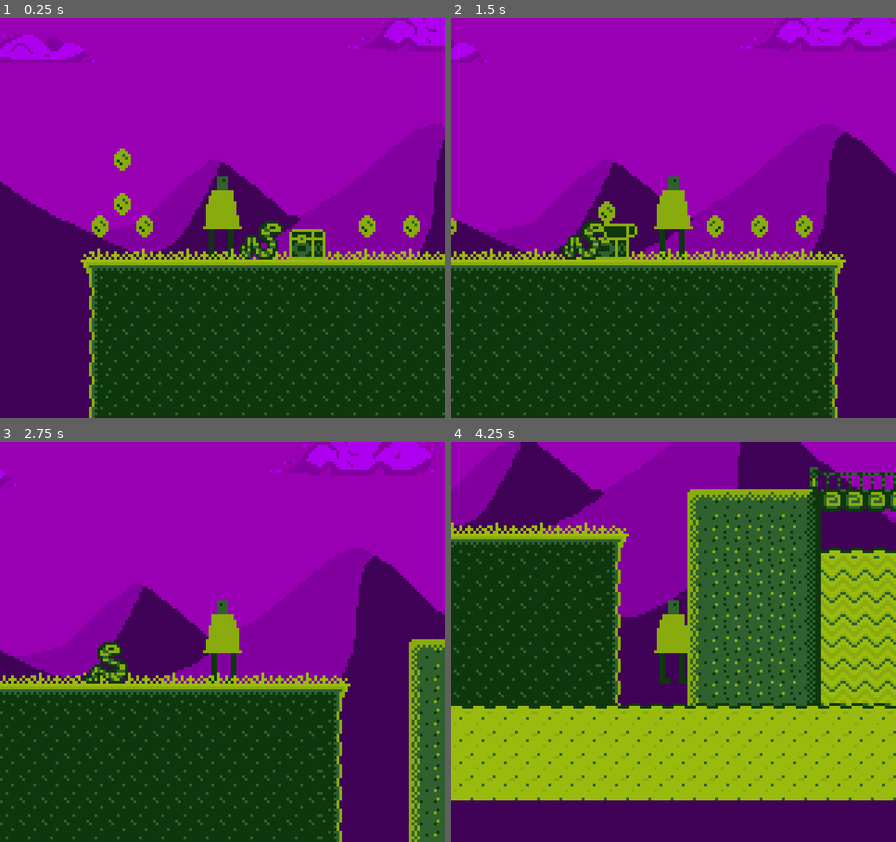
Above: before the commit, frames 1-4 (two rows, left to right).
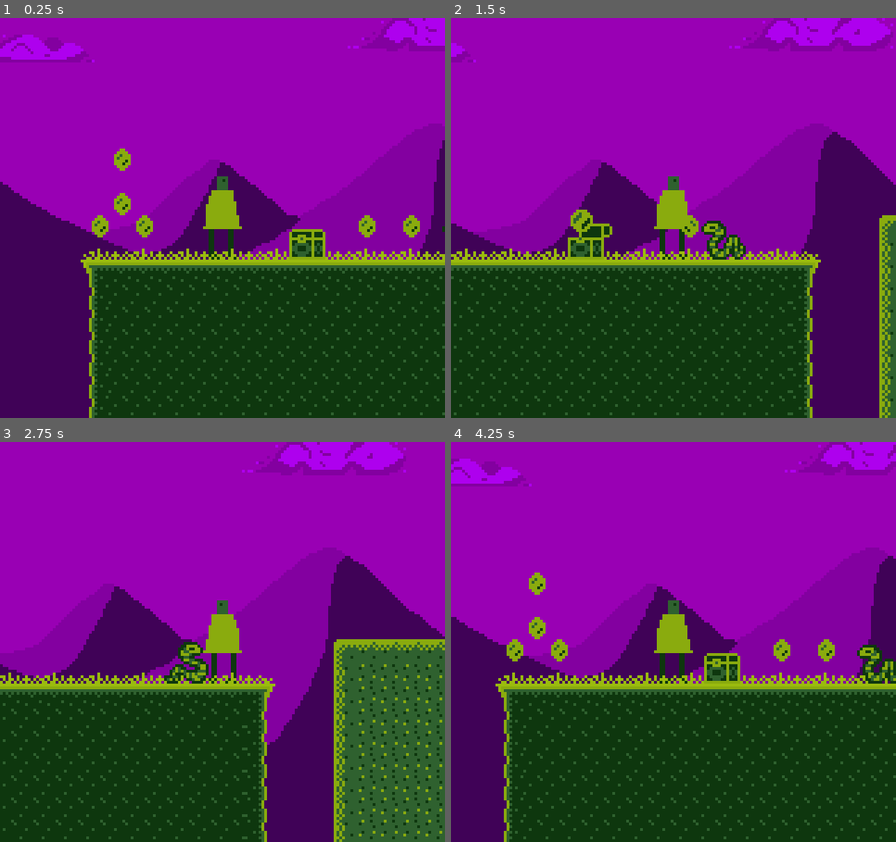
Above: after the commit, the same moments.

Repository: gutino/gamedev_studies
Game: Godot game, scene res://Assets/Levels/Level1/Level1.tscn
Same seed, same stepped clock (60 frames per second), same inputs: the game is played once before the commit and once after it.
Inputs:
- Up to frame 1 (0.25 s): no input
- Up to frame 2 (1.5 s): hold Right (ui_right) from 0.53 s (still down); tap Z (attack) at 0.6 s; tap Space (ui_accept) at 0.77 s; tap Shift (sprint) at 1.35 s
- Up to frame 3 (2.75 s): tap Space (ui_accept) at 1.52 s; release Right (ui_right) at 2.03 s; hold Left (ui_left) from 2.03 s (still down); tap Z (attack) at 2.1 s
- Up to frame 4 (4.25 s): release Left (ui_left) at 2.78 s; hold Right (ui_right) from 2.78 s (still down); tap Shift (sprint) at 2.85 s; tap Space (ui_accept) at 3.02, 3.77 s; tap Z (attack) at 3.6 s

The runs differ from the first frame. In frame 1, 0.8% of the frame differs, in the area x 21-100%, y 34-61%; in frame 2, 15%; in frame 3, 27%; in frame 4, 81%, in the area x 0-100%, y 0-100%.

Commit message:
add enemy chasing behavior

Diff:
--- a/TMB_1/Assets/Actors/Characters/OurSnek/OurSnek.gd
+++ b/TMB_1/Assets/Actors/Characters/OurSnek/OurSnek.gd
@@ -1,12 +1,46 @@
 extends KinematicBody2D
+
+export(int) var RightLimit := 111
+export(int) var LeftLimit := -31
+export(float) var HorizontalAccel := 5.0
+export(float) var VerticalAccel := 5.0
+
+var CurrPos := Vector2()
+var CurrVelocity := Vector2(5, 5)
+var GoingRight := true
+var PlayerPosition := Vector2()
+var PlayerNode
+
 
 func OnBodyEntered(body):
 	if body.has_method("OnDamage"):
 		body.OnDamage()
-	pass
+
+func ChangeDirection() -> void:
+	GoingRight = !GoingRight
+	$AnimatedSprite.scale.x *= -1
+
+	if GoingRight:
+		CurrVelocity = Vector2(HorizontalAccel, VerticalAccel)
+	else:
+		CurrVelocity = Vector2(-HorizontalAccel, VerticalAccel)
 
 func _physics_process(delta):
-	self.move_and_slide(Vector2(5,5))
+	self.move_and_slide(CurrVelocity)
+
+	CurrPos = get_position()
+	if CurrPos.x > RightLimit || CurrPos.x < LeftLimit:
+		ChangeDirection()
+
+func PlayerOnArea() -> bool:
+	PlayerPosition = PlayerNode.get_position()
+	return PlayerPosition.x <= RightLimit && PlayerPosition.x >= LeftLimit
+
+func _process(delta):
+	if PlayerOnArea():
+		if ((PlayerPosition.x > CurrPos.x && !GoingRight)
+			|| (PlayerPosition.x < CurrPos.x && GoingRight)):
+			ChangeDirection()
 
 func _ready():
-	pass
+	PlayerNode = get_parent().get_node("OurGuy")
--- a/TMB_1/Assets/Actors/PickUps/Coin/Coin.tscn
+++ b/TMB_1/Assets/Actors/PickUps/Coin/Coin.tscn
@@ -53,7 +53,7 @@
 [node name="Sprite" type="AnimatedSprite" parent="."]
 position = Vector2( 4, -4 )
 frames = SubResource( 9 )
-frame = 3
+frame = 7
 playing = true
 
 [node name="CollisionShape2D" type="CollisionShape2D" parent="."]
--- a/TMB_1/Assets/Levels/Level1/Level1.tscn
+++ b/TMB_1/Assets/Levels/Level1/Level1.tscn
@@ -111,5 +111,5 @@
 _Formation = 4
 
 [node name="OurSnek" parent="." instance=ExtResource( 6 )]
-position = Vector2( 21.0331, -7.93701 )
+position = Vector2( 96, -8 )
 [connection signal="body_entered" from="KillPlane" to="KillPlane" method="_on_KillPlane_body_entered"]
--- a/TMB_1/project.godot
+++ b/TMB_1/project.godot
@@ -49,7 +49,7 @@
 window/size/test_width=640
 window/size/test_height=576
 window/stretch/mode="viewport"
-window/stretch/aspect="expand"
+window/stretch/aspect="keep"
 
 [input]
 
